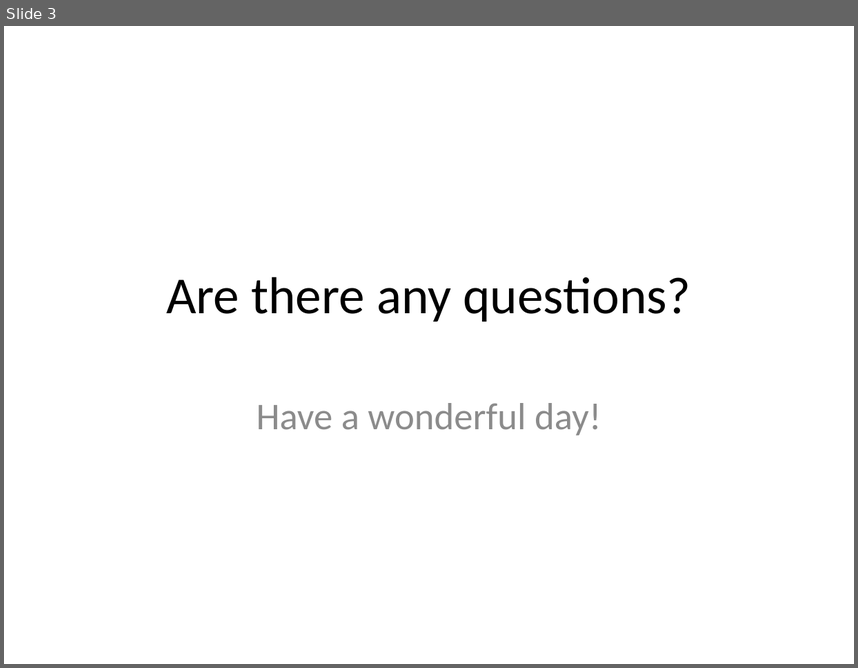
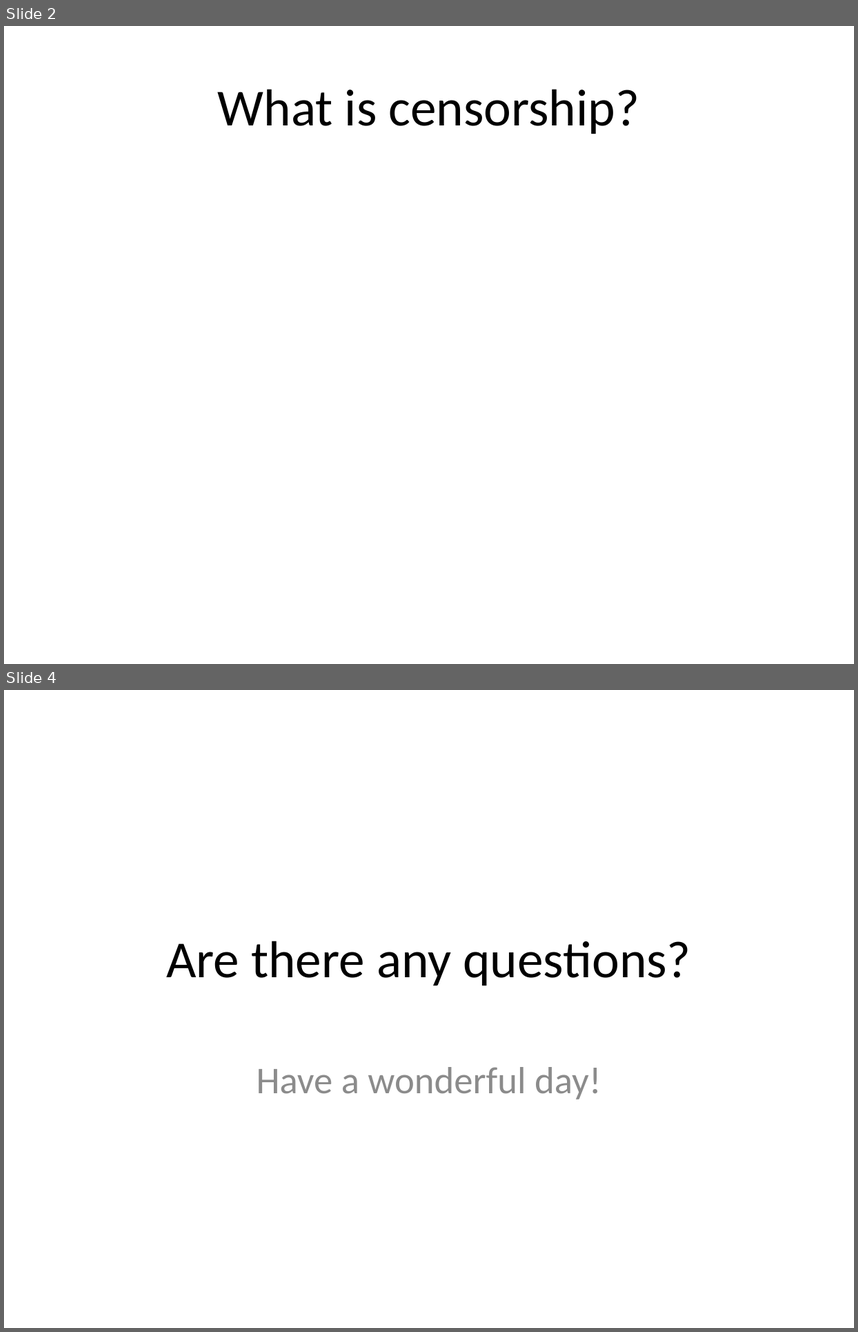
Before and after one commit to UnknownExplorerSK/presentation, a slide deck: Testing.pptx. Shown one above the other, each under a label of ours: slide 3 before the commit, slides 2 and 4 after it; the slides between them are not shown. The pictures are 858x668 and 858x1332 pixels, drawn with LibreOffice and Linux fonts; fonts in the diff are those of the drawing. Boxes give left, top, right and bottom in pixels: in the first picture for what was removed or moved away, otherwise in the second. Text is boxed around its words. In the diff, an @@ line names an element or a change of style, - is before the commit and + after.

```diff
--- a/Testing.pptx
+++ b/Testing.pptx
@@ slide 2 added at [4,26,854,664], background #FFFFFF @@
@@ title added at [218,89,639,134], 44 pt, text #000000 @@
+What is censorship?
@@ what was slide 3 is now slide 4 @@
```
Also in this commit, not shown: 2 other slides added, 2 slides removed, 1 other file.
